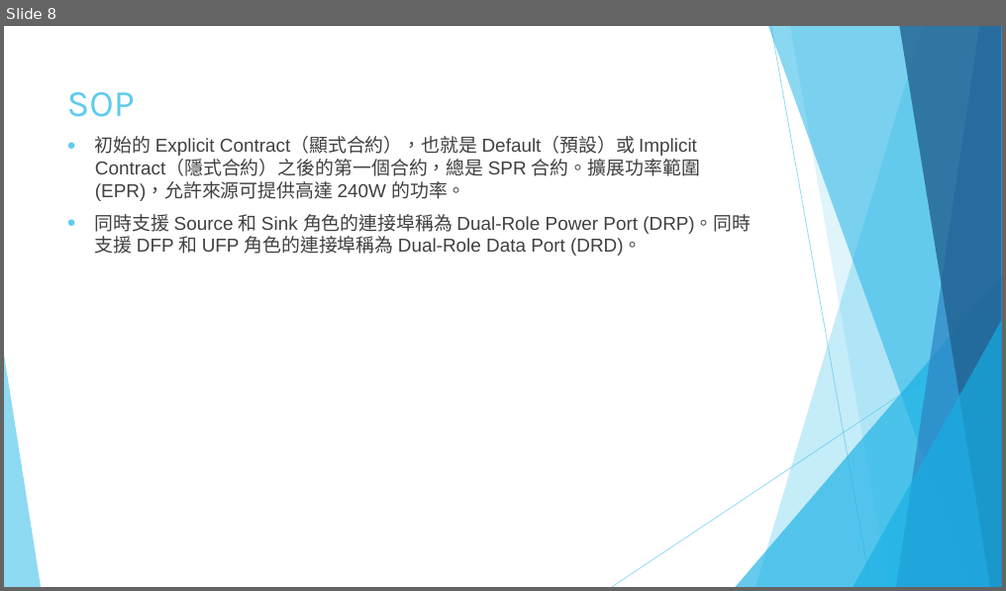
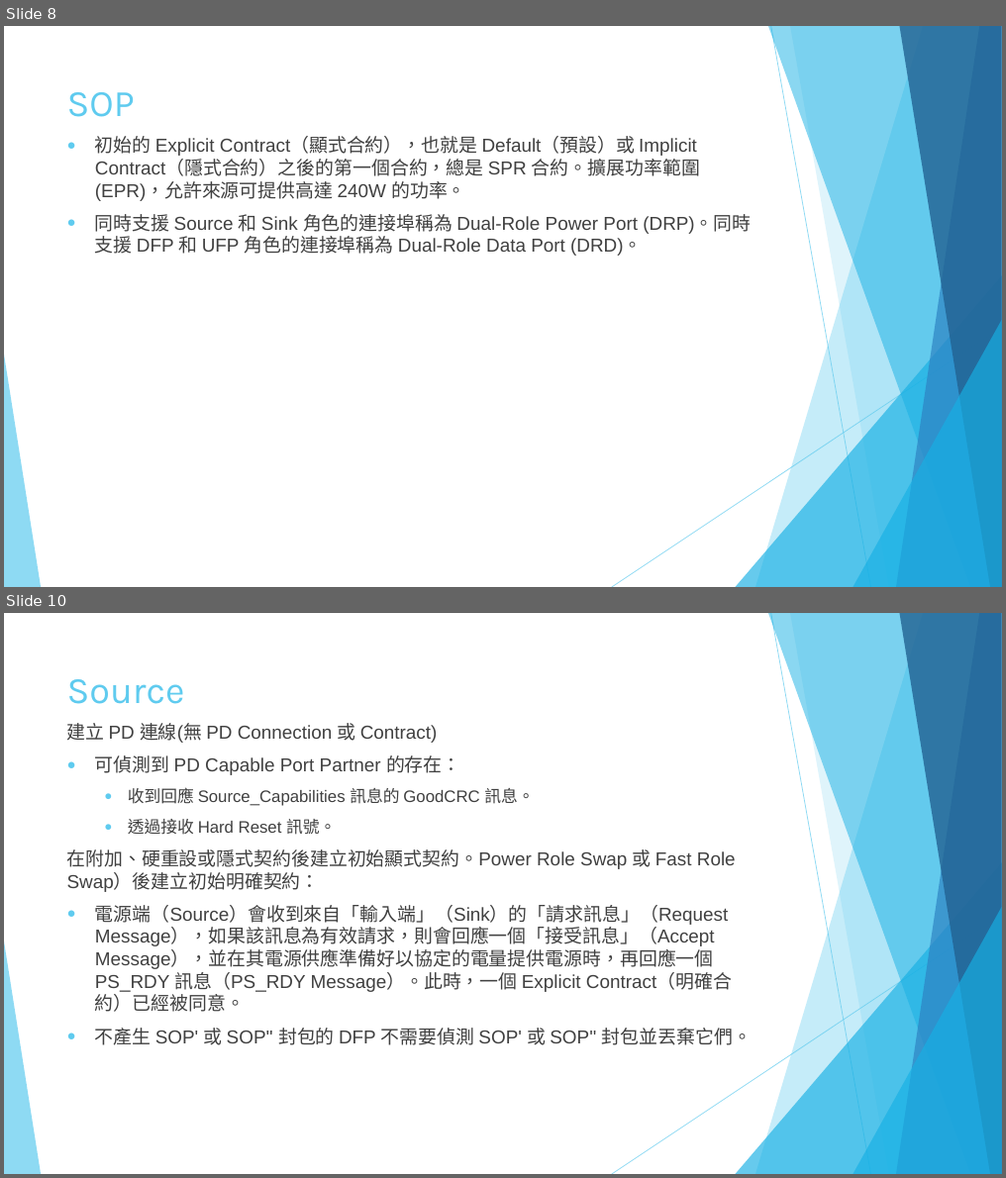
Before and after one commit to victorchan0617/CY4541, a slide deck: USB PD協議.pptx. Shown one above the other, each under a label of ours: slide 8 before the commit, slides 8 and 10 after it; the slides between them are not shown. The pictures are 1006x591 and 1006x1178 pixels, drawn with LibreOffice and Linux fonts; fonts in the diff are those of the drawing. Boxes give left, top, right and bottom in pixels: in the first picture for what was removed or moved away, otherwise in the second. Text is boxed around its words. In the diff, an @@ line names an element or a change of style, - is before the commit and + after.

```diff
--- a/USB PD協議.pptx
+++ b/USB PD協議.pptx
@@ slide 10 added at (4,613,1002,1174), background #FFFFFF; not listed: 10 template elements that a slide beside it also shows @@
@@ title added at (67,679,185,704), 36 pt, text #5FCBEF @@
+Source
@@ text added at (67,723,751,1046), 18 pt, text #404040 @@
+建立 PD 連線(無 PD Connection 或 Contract)
+● 可偵測到 PD Capable Port Partner 的存在：
+  ● 收到回應 Source_Capabilities 訊息的 GoodCRC 訊息。
+  ● 透過接收 Hard Reset 訊號。
+在附加、硬重設或隱式契約後建立初始顯式契約。Power Role Swap 或 Fast Role Swap）後建立初始明確契約：
+● 電源端（Source）會收到來自「輸入端」（Sink）的「請求訊息」（Request Message），如果該訊息為有效請求，則會回應一個「接受訊息」（Accept Message），並在其電源供應準備好以協定的電量提供電源時，再回應一個 PS_RDY 訊息（PS_RDY Message）。此時，一個 Explicit Contract（明確合約）已經被同意。
+● 不產生 SOP' 或 SOP'' 封包的 DFP 不需要偵測 SOP' 或 SOP'' 封包並丟棄它們。
```
Also in this commit, not shown: 1 slide changed, 48 other slides added.
